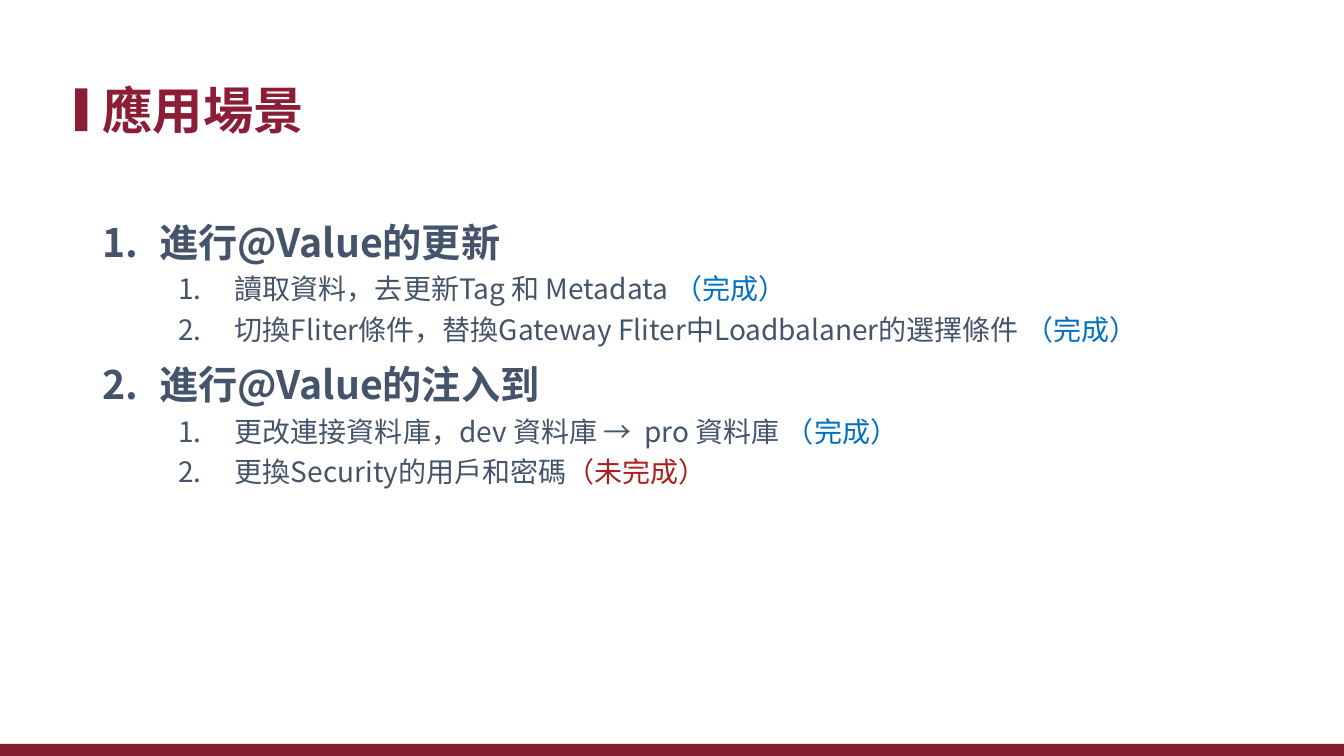
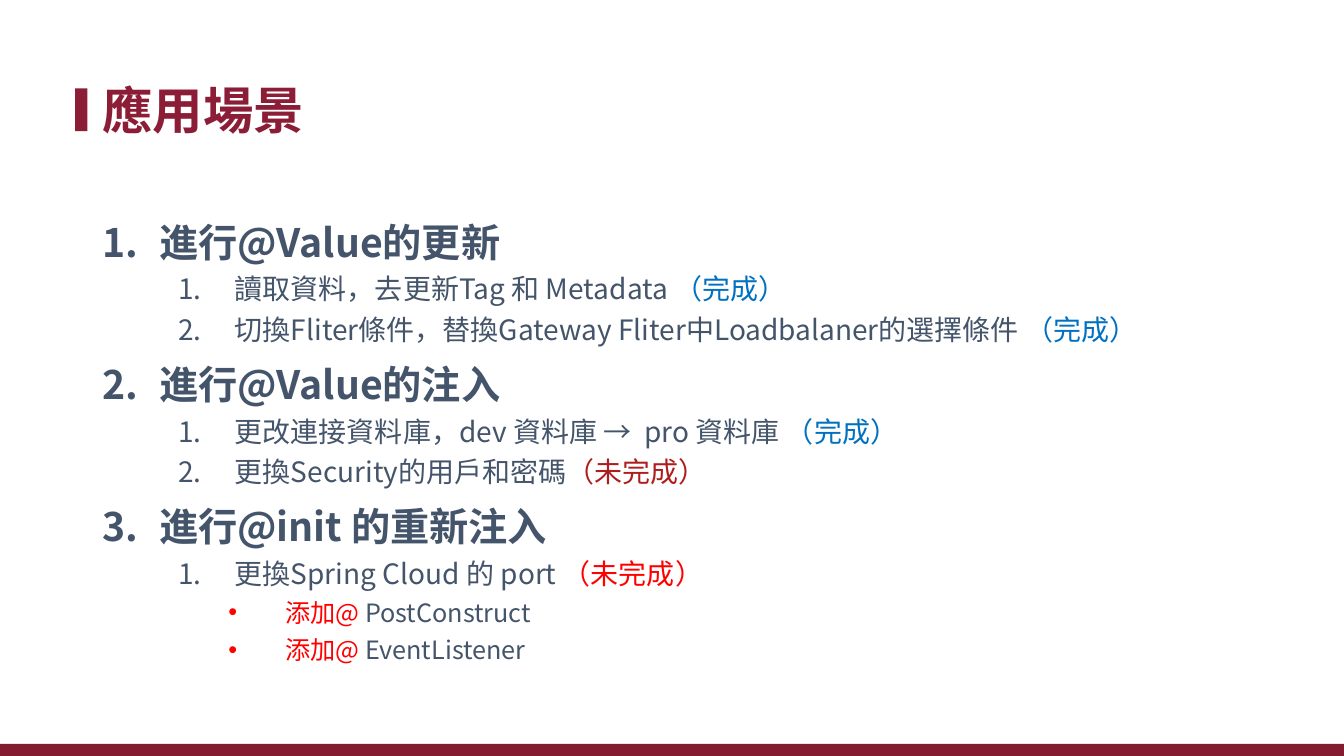
Before and after one commit to xiauchen/4__ConfigAndConsul, a slide deck: slide 33 of 空白PPT.pptx (slide 30 before the commit). Drawn at 1344x756 pixels with LibreOffice and Linux fonts; fonts in the diff are those of the drawing; background and template pictures are left out. Boxes give left, top, right and bottom in pixels: in the first picture for what was removed or moved away, otherwise in the second. Text is boxed around its words. In the diff, an @@ line names an element or a change of style, - is before the commit and + after.

```diff
--- a/空白PPT.pptx
+++ b/空白PPT.pptx
@@ text at (159, 365, 500, 407): text changed @@
-2. 進行@Value的注入到
+2. 進行@Value的注入
@@ text at (159, 507, 703, 664): paragraphs added @@
+3. 進行@init 的重新注入
+  1. 更換Spring Cloud 的 port （未完成）
+    • 添加@ PostConstruct
+    • 添加@ EventListener
```
Also in this commit, not shown: 16 other slides changed, 5 slides added.
